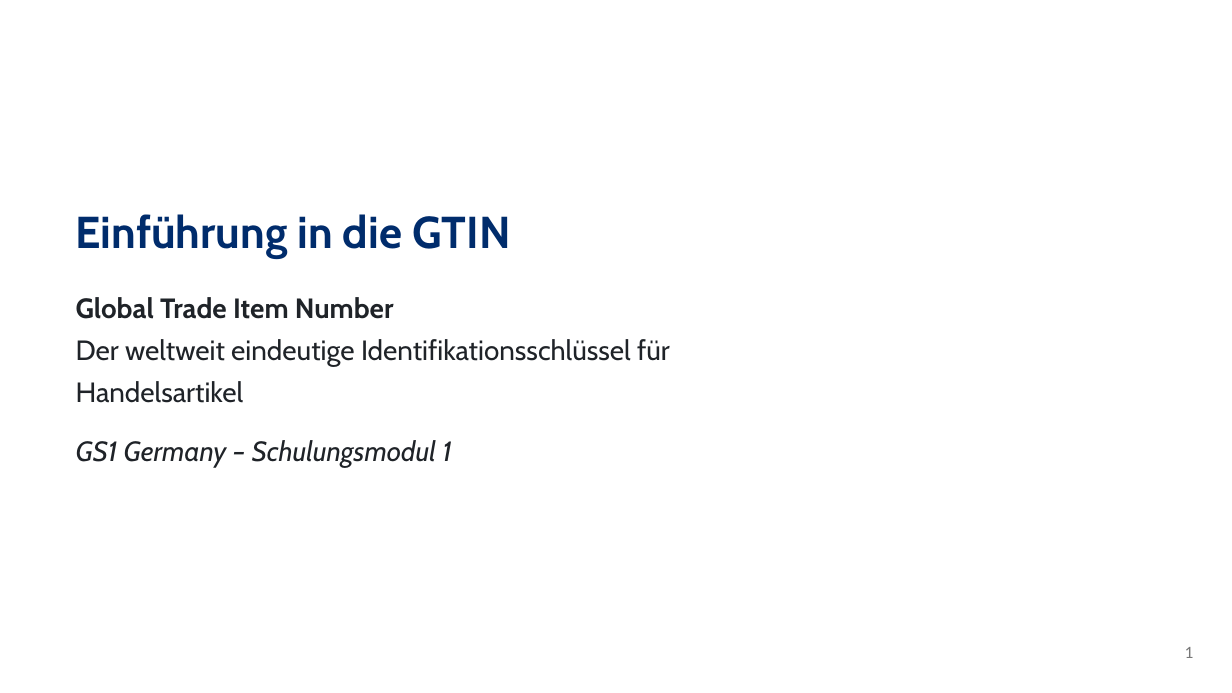
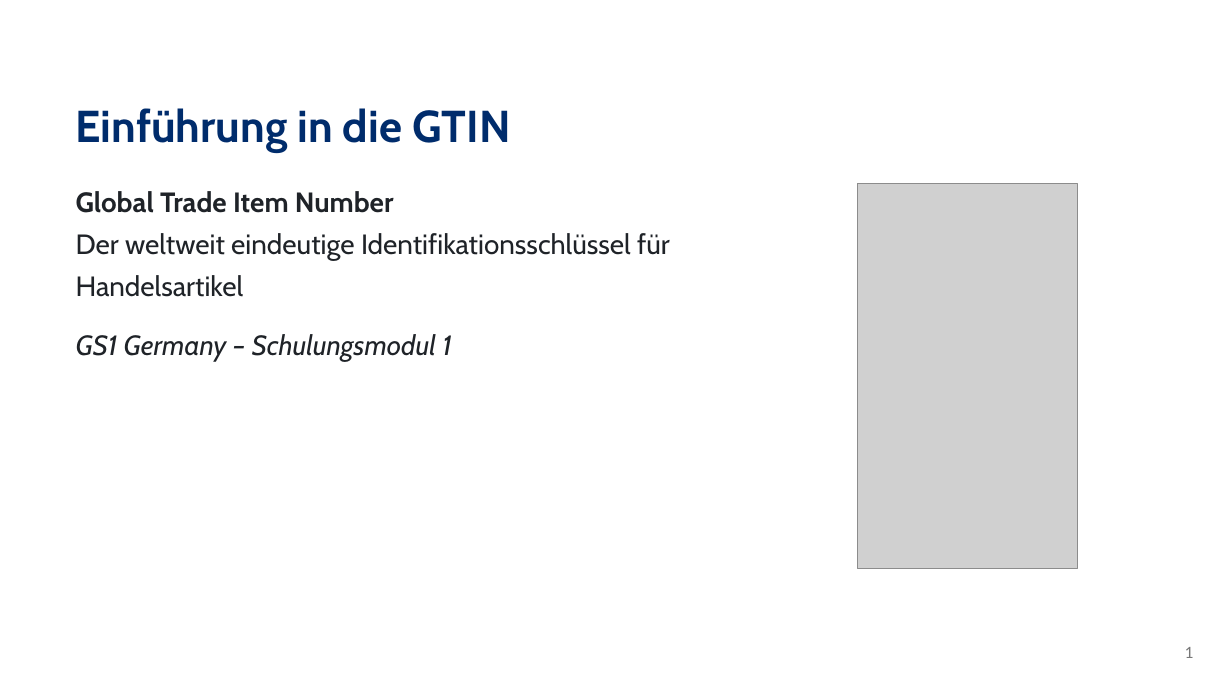
Before and after one commit to RalphTro/STREAMING_LeaningContentExperiments, a slide deck: slide 1 of autoCreatedFiles/01_GTIN_de.pptx. Drawn at 1232x693 pixels with LibreOffice and Linux fonts; fonts in the diff are those of the drawing; grey boxes stand for pictures. Boxes give left, top, right and bottom in pixels: in the first picture for what was removed or moved away, otherwise in the second. Text is boxed around its words. In the diff, an @@ line names an element or a change of style, - is before the commit and + after.

```diff
--- a/autoCreatedFiles/01_GTIN_de.pptx
+++ b/autoCreatedFiles/01_GTIN_de.pptx
@@ 3 texts: place and size @@
-3 texts at (76,214,670,468)
+3 texts at (76,108,670,362)
@@ picture added at (858,184,1078,569) @@
```
Also in this commit, not shown: 2 other slides changed, 1 other file.
